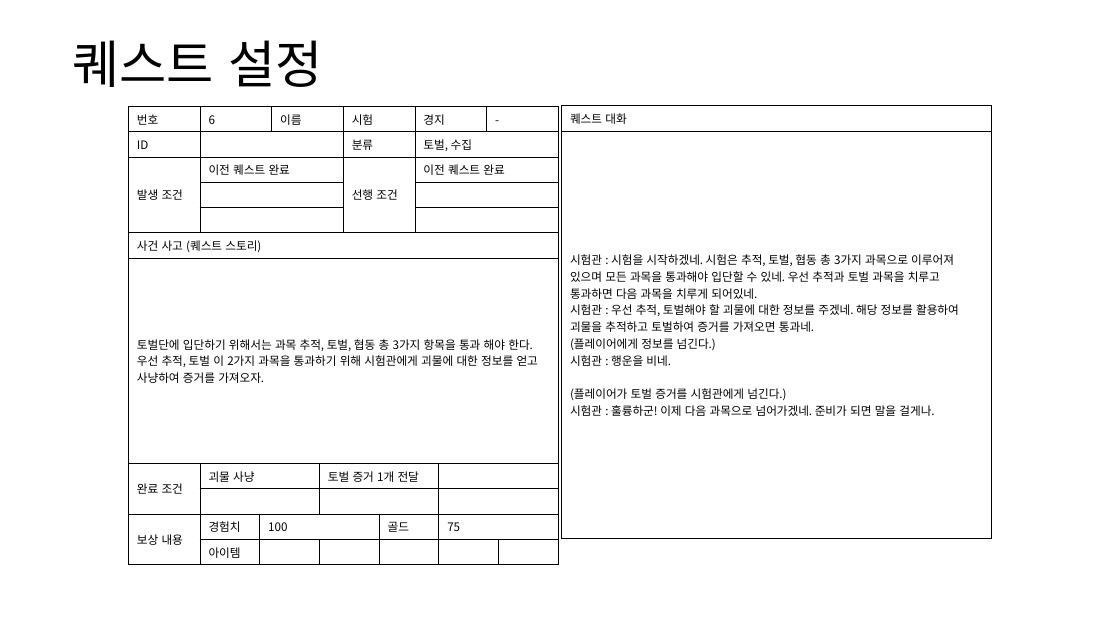
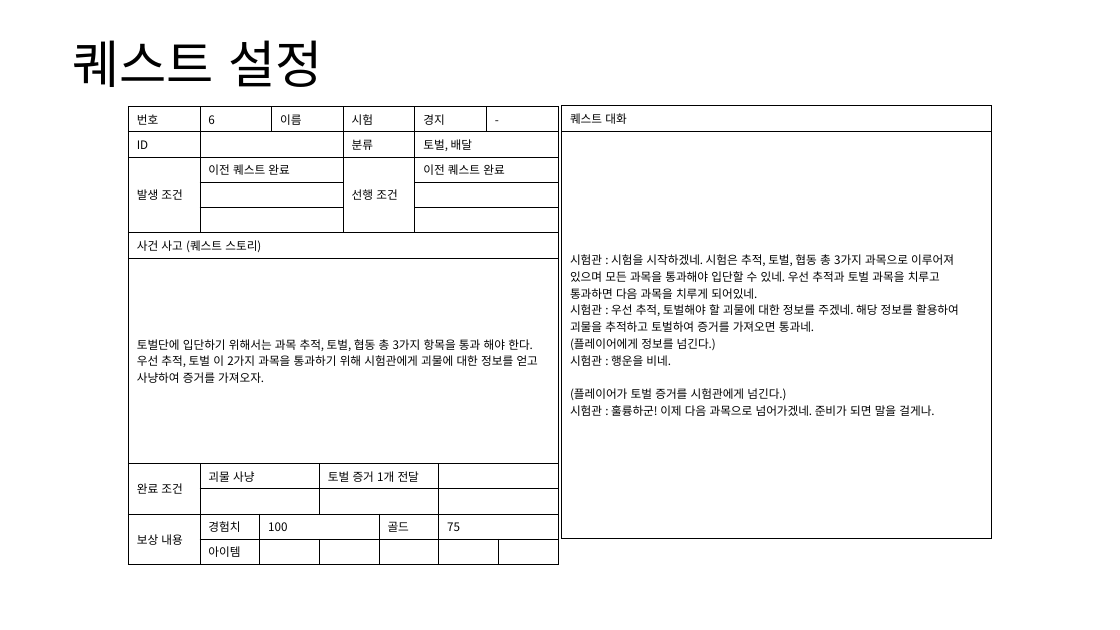
Before and after one commit to yjk0401/unityenginebasic_9th, a slide deck: slide 24 of 기획/방랑엽사전/퀘스트(메인) 기획서.pptx. Drawn at 1120x630 pixels with LibreOffice and Linux fonts; fonts in the diff are those of the drawing. Boxes give left, top, right and bottom in pixels: in the first picture for what was removed or moved away, otherwise in the second. Text is boxed around its words. In the diff, an @@ line names an element or a change of style, - is before the commit and + after.

```diff
--- a/기획/방랑엽사전/퀘스트(메인) 기획서.pptx
+++ b/기획/방랑엽사전/퀘스트(메인) 기획서.pptx
@@ table at [129, 107, 558, 561] @@
-row 2, column 8: 토벌, 수집
+row 2, column 8: 토벌, 배달
@@ list level 1 to 2 in "번호" @@
@@ list level 1 to 2 in "6" @@
@@ list level 1 to 2 in "이름" @@
@@ list level 1 to 2 in "시험" @@
@@ list level 1 to 2 in "경지" @@
@@ list level 1 to 2 in "-" @@
@@ list level 1 to 2 in "ID" @@
@@ list level 1 to 2 in "분류" @@
@@ list level 1 to 2 in "발생 조건" @@
@@ list level 1 to 2 in "이전 퀘스트 완료" @@
@@ list level 1 to 2 in "선행 조건" @@
@@ list level 1 to 2 in "사건 사고 (퀘스트 스토리)" @@
@@ list level 1 to 2 in "토벌단에 입단하기 위해서는 과목 추적, ..." @@
@@ list level 1 to 2 in "우선 추적, 토벌 이 2가지 ..." @@
@@ list level 1 to 2 in "완료 조건" @@
@@ list level 1 to 2 in "괴물 사냥" @@
@@ list level 1 to 2 in "토벌 증거 1개 전달" @@
@@ list level 1 to 2 in "보상 내용" @@
@@ list level 1 to 2 in "경험치" @@
@@ list level 1 to 2 in "100" @@
@@ list level 1 to 2 in "골드" @@
@@ list level 1 to 2 in "75" @@
@@ list level 1 to 2 in "아이템" @@
```
Also in this commit, not shown: 1 other slide changed, 2 other files.
